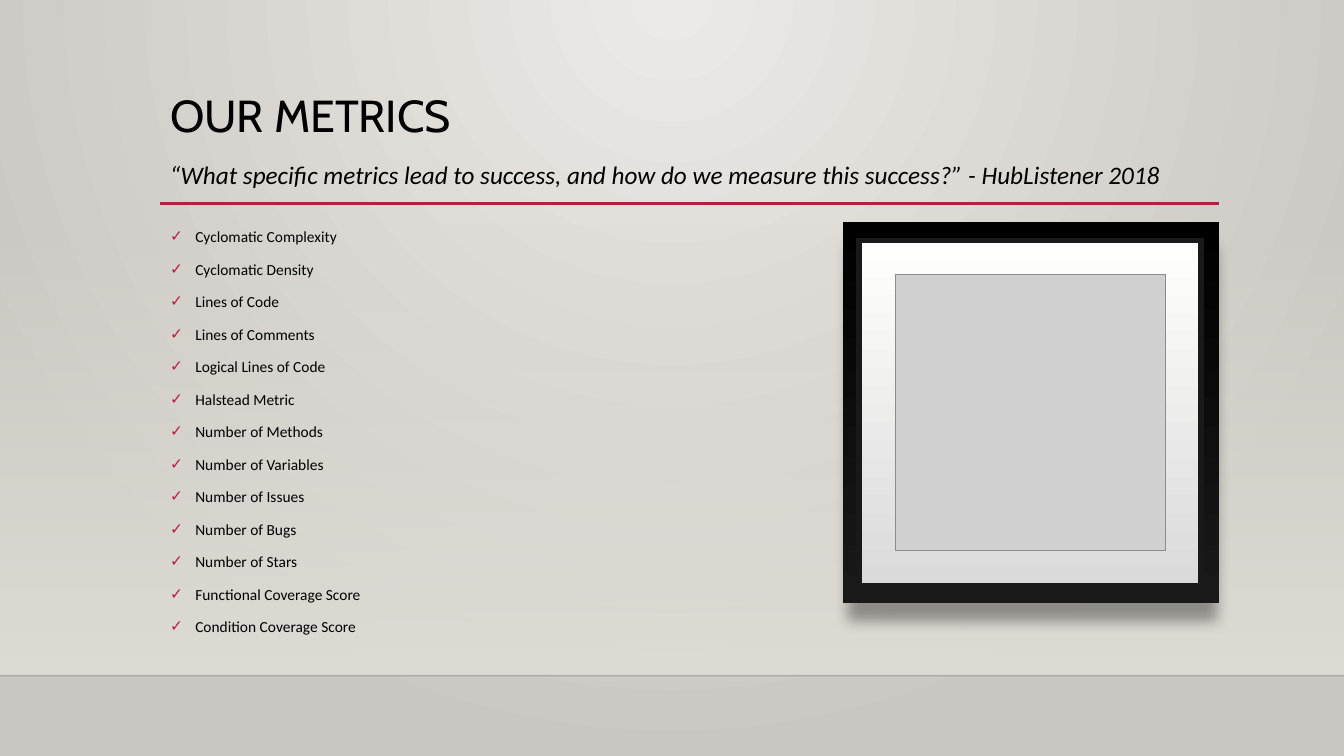
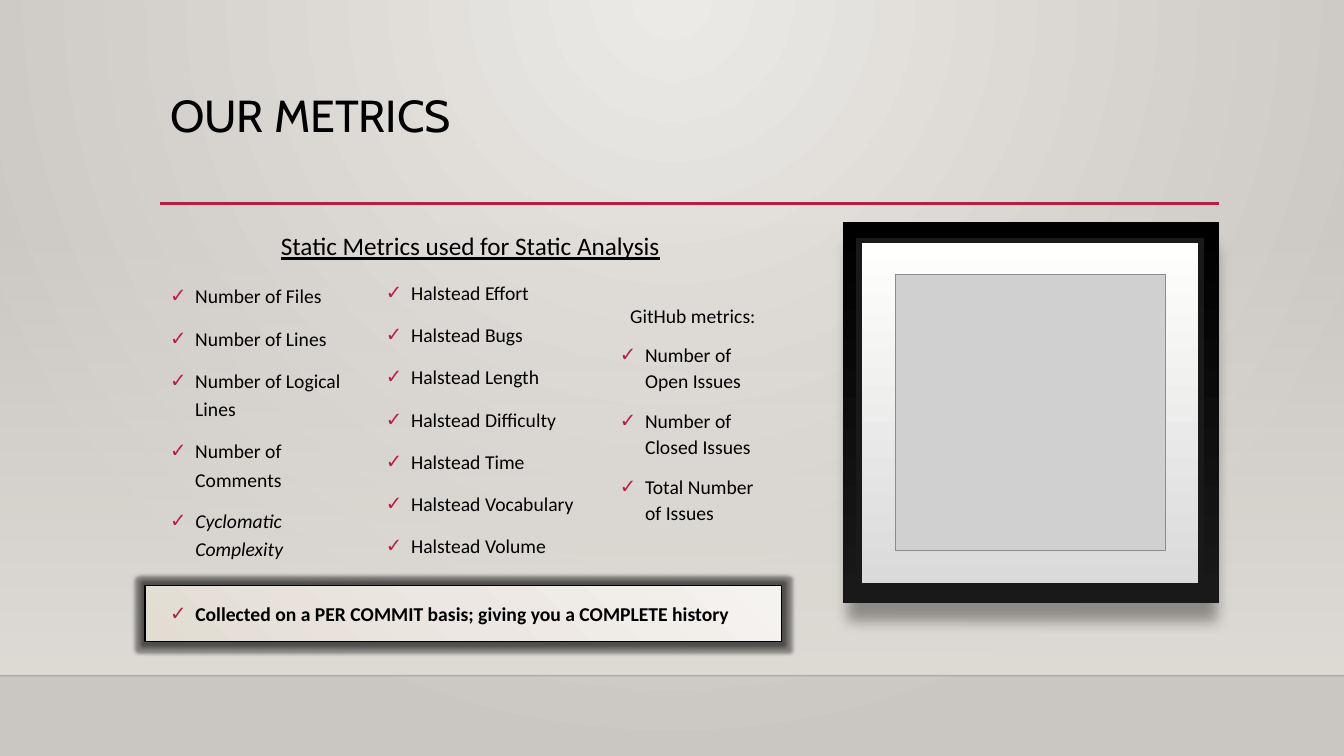
Before and after one commit to pjmc-oliveira/HubListener, a slide deck: slide 5 of Doc/FinalPresentation/HubListenerPresentation - Final [Autosaved].pptm. Drawn at 1344x756 pixels with LibreOffice and Linux fonts; fonts in the diff are those of the drawing; grey boxes stand for pictures; background and template pictures are left out. Boxes give left, top, right and bottom in pixels: in the first picture for what was removed or moved away, otherwise in the second. Text is boxed around its words. In the diff, an @@ line names an element or a change of style, - is before the commit and + after.

Commit message:
Update HubListenerPresentation - Final [Autosaved].pptm
Updated PPT to final version

```diff
--- a/Doc/FinalPresentation/HubListenerPresentation - Final [Autosaved].pptm
+++ b/Doc/FinalPresentation/HubListenerPresentation - Final [Autosaved].pptm
@@ text removed at (170,166,1159,188) @@
-“What specific metrics lead to success, and how do we measure this success?” - HubListener 2018
@@ text added at (281,237,659,260), 18 pt, text #000000, underline @@
+Static Metrics used for Static Analysis
@@ text at (195,289,340,487): text changed; size 11 to 14 pt @@
-✓ Cyclomatic Complexity
-✓ Cyclomatic Density
-✓ Lines of Code
-✓ Lines of Comments
-✓ Logical Lines of Code
-✓ Halstead Metric
-✓ Number of Methods
-✓ Number of Variables
-✓ Number of Issues
-✓ Number of Bugs
-✓ Number of Stars
-✓ Functional Coverage Score
-✓ Condition Coverage Score
+✓ Number of Files
+✓ Number of Lines
+✓ Number of Logical Lines
+✓ Number of Comments
@@ text added at (411,286,573,553), 14 pt, text #000000 @@
+✓ Halstead Effort
+✓ Halstead Bugs
+✓ Halstead Length
+✓ Halstead Difficulty
+✓ Halstead Time
+✓ Halstead Vocabulary
+✓ Halstead Volume
@@ text added at (630,309,755,520), 14 pt, text #000000 @@
+GitHub metrics:
+✓ Number of Open Issues
+✓ Number of Closed Issues
+✓ Total Number of Issues
@@ text added at (195,514,283,559), 14 pt, text #000000, italic @@
+✓ Cyclomatic Complexity
@@ rectangle added at (145,586,782,642), fill gradient #E2DCD3 to #ECE8E3 to #F5F3F1, outline #000000 1.25 pt @@
@@ text added at (195,607,728,625), 14 pt, text #000000, bold @@
+✓ Collected on a PER COMMIT basis; giving you a COMPLETE history
```
Also in this commit, not shown: 1 slide removed.
